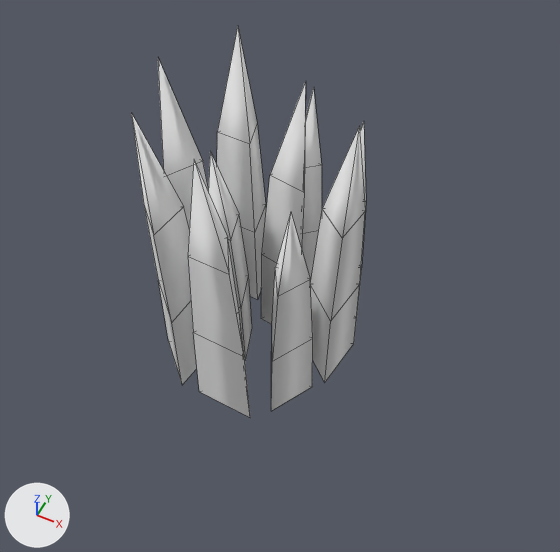
The FBX model Assets/- Asset Store/Custom/Blocks/Lush/TopGrassTuftBig.fbx as it was, and as the next commit left it.
Both versions are drawn from a camera (50 mm lens) standing at (0.247, -0.414, 0.598) and looking at (0.047, -0.016, 0.1). Every picture has the same lights, and +X, +Y and +Z are marked at lower left. Mesh edges are drawn as thin lines. Objects named as collision shapes, trigger or cutter boxes, shadow casters or lower levels of detail are left out. Where no turn or scale is listed for an object, it has been applied to the vertices.

The first picture shows 'TopGrassTuftBig_LOD0'.
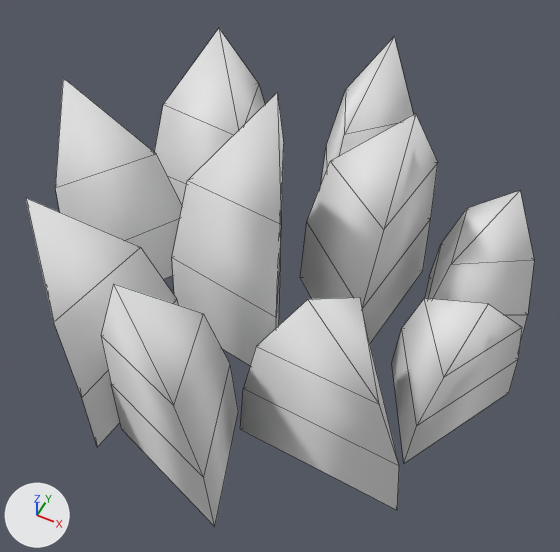
Where the change shows, as pixel boxes (x1, y1, x2, y2) in the pictures (560 x 552 px; the box of a moved part takes in the faces that stretch with it):
'TopGrassTuftBig_LOD0', reshaped (116% wider, 27% taller): before (131, 27, 366, 417); after (26, 29, 534, 526)
part 1 of me_plane_132, moved or reshaped: before (158, 59, 208, 230); after (55, 78, 182, 279)
part 2 of me_plane_132, moved or reshaped: before (302, 87, 322, 282); after (321, 37, 413, 183)
part 3 of me_plane_132, moved or reshaped: before (271, 212, 313, 411); after (392, 298, 522, 463)
part 4 of me_plane_132, moved or reshaped: before (188, 160, 250, 417); after (240, 297, 399, 510)
part 5 of me_plane_132, moved or reshaped: before (261, 81, 306, 325); after (172, 93, 284, 365)
part 6 of me_plane_132, moved or reshaped: before (217, 27, 266, 300); after (155, 29, 265, 205)
part 7 of me_plane_132, moved or reshaped: before (356, 122, 366, 318); after (425, 191, 534, 344)
part 8 of me_plane_132, moved or reshaped: before (208, 151, 252, 360); after (101, 284, 238, 526)
part 9 of me_plane_132, moved or reshaped: before (131, 112, 197, 385); after (26, 198, 179, 447)
part 10 of me_plane_132, moved or reshaped: before (310, 127, 365, 382); after (300, 114, 438, 343)

Edits to the bpy script that builds the scene:
```text
Change me_plane_132:
    where me_plane_132.from_pydata(...)  # 100 vertices, 90 faces; spans x -0.072..0.106, y -0.09..0.097, z -0.018..0.273
    used by ob_topgrasstuftbig_lod0; location = (0.0, 0.0, 0.0)
    me_plane_132 part 1: the loose piece of 10 vertices spanning x -0.072..-0.027, y -0.03..0.023, z -0.018..0.273 is scaled about its middle by (2.75, 2.75, 0.75), then moved by (-0.096, 0.013, -0.032)
    me_plane_132 part 2: the loose piece of 10 vertices spanning x -0.001..0.043, y 0.062..0.097, z -0.014..0.219 is scaled about its middle by (2.75, 2.75, 1), then moved by (0.025, 0.083, 0.0)
    me_plane_132 part 3: the loose piece of 10 vertices spanning x 0.051..0.091, y -0.076..-0.036, z -0.015..0.226 is scaled about its middle by (2.75, 2.75, 0.75), then moved by (0.132, 0.038, -0.026)
    me_plane_132 part 4: the loose piece of 10 vertices spanning x -0.002..0.054, y -0.09..-0.049, z -0.018..0.272 is scaled about its middle by (2.75, 2.75, 0.75), then moved by (0.104, 0.009, -0.032)
    me_plane_132 part 5: the loose piece of 10 vertices spanning x 0.01..0.055, y 0.01..0.06, z -0.017..0.268 is scaled about its middle by (2.75, 2.75, 0.99), then moved by (-0.036, -0.01, -0.001)
    me_plane_132 part 6: the loose piece of 10 vertices spanning x -0.054..-0.006, y 0.038..0.084, z -0.018..0.273 is scaled about its middle by (2.75, 2.75, 0.75), then moved by (-0.07, 0.079, -0.032)
    me_plane_132 part 7: the loose piece of 10 vertices spanning x 0.057..0.097, y 0.041..0.079, z -0.014..0.219 is scaled about its middle by (2.75, 2.75, 0.75), then moved by (0.122, 0.028, -0.026)
    me_plane_132 part 8: the loose piece of 10 vertices spanning x -0.023..0.021, y -0.037..0.001, z -0.015..0.226 is scaled about its middle by (2.75, 2.75, 1), then moved by (0.018, -0.125, 0.0)
    me_plane_132 part 9: the loose piece of 10 vertices spanning x -0.06..-0.014, y -0.087..-0.039, z -0.018..0.272 is scaled about its middle by (2.75, 2.75, 0.75), then moved by (-0.061, -0.049, -0.032)
    me_plane_132 part 10: the loose piece of 10 vertices spanning x 0.065..0.106, y -0.024..0.03, z -0.017..0.268 is scaled about its middle by (2.75, 2.75, 0.908), then moved by (-0.007, 0.073, -0.012)
```
